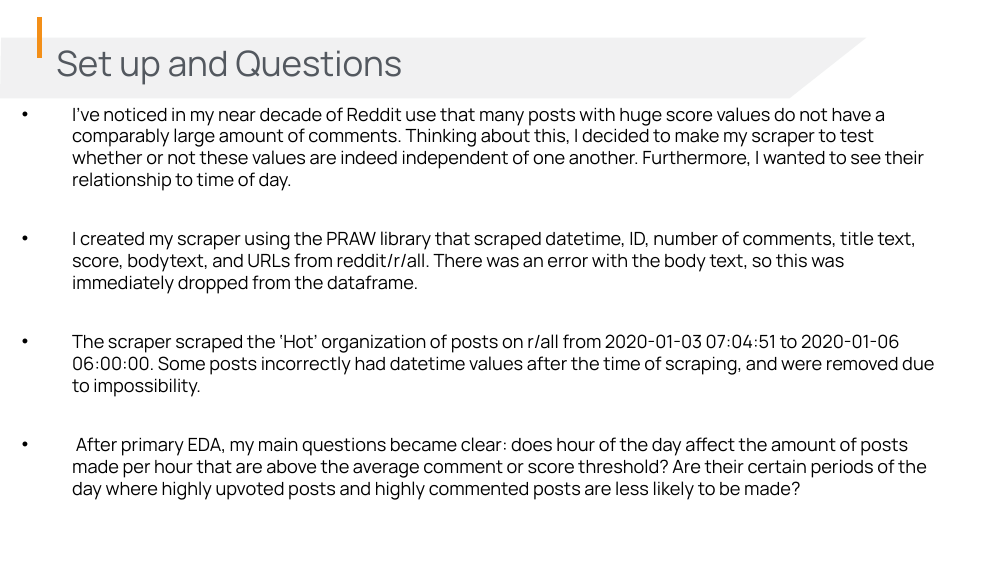
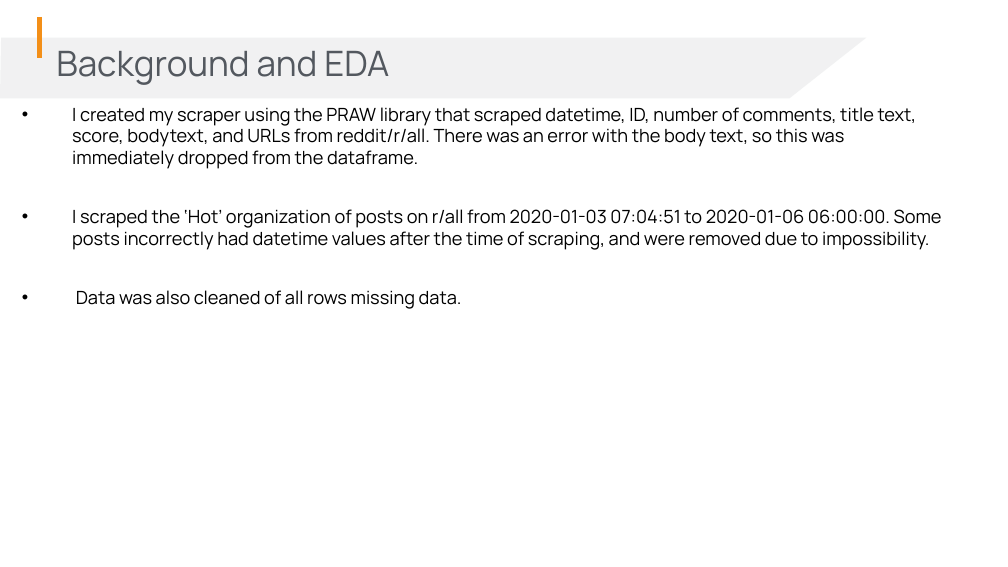
Before and after one commit to Jameshskelton/Simple-Reddit-Scraper, a slide deck: slide 3 of G103-capstone-1-pres-draft-1.pptx. Drawn at 1008x567 pixels with LibreOffice and Linux fonts; fonts in the diff are those of the drawing; background and template pictures are left out. Boxes give left, top, right and bottom in pixels: in the first picture for what was removed or moved away, otherwise in the second. Text is boxed around its words. In the diff, an @@ line names an element or a change of style, - is before the commit and + after.

```diff
--- a/G103-capstone-1-pres-draft-1.pptx
+++ b/G103-capstone-1-pres-draft-1.pptx
@@ text at [56, 51, 389, 85]: text changed @@
-Set up and Questions
+Background and EDA
@@ text at [72, 107, 924, 191]: paragraph removed @@
-• I’ve noticed in my near decade of Reddit use that many posts with huge score values do not have a comparably large amount of comments. Thinking about this, I decided to make my scraper to test whether or not these values are indeed independent of one another. Furthermore, I wanted to see their relationship to time of day.
@@ text at [72, 209, 942, 309]: text changed @@
-• The scraper scraped the ‘Hot’ organization of posts on r/all from 2020-01-03 07:04:51 to 2020-01-06 06:00:00. Some posts incorrectly had datetime values after the time of scraping, and were removed due to impossibility.
-• After primary EDA, my main questions became clear: does hour of the day affect the amount of posts made per hour that are above the average comment or score threshold? Are their certain periods of the day where highly upvoted posts and highly commented posts are less likely to be made?
+• I scraped the ‘Hot’ organization of posts on r/all from 2020-01-03 07:04:51 to 2020-01-06 06:00:00. Some posts incorrectly had datetime values after the time of scraping, and were removed due to impossibility.
+• Data was also cleaned of all rows missing data.
```
Also in this commit, not shown: 5 other slides changed, 1 slide added, 1 other file.
